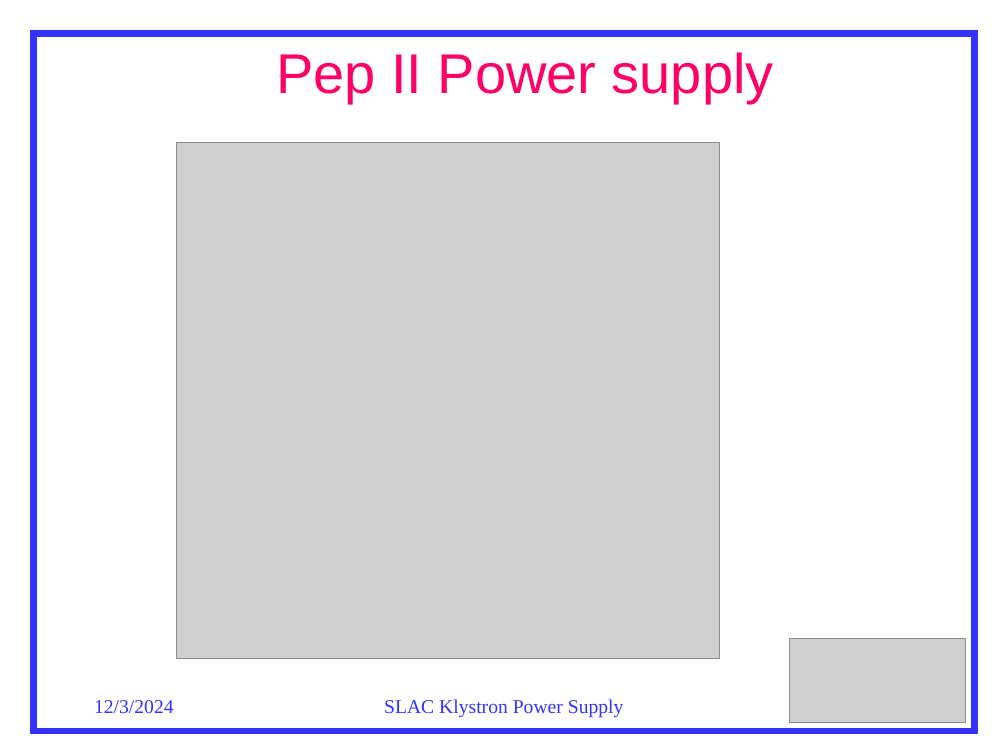
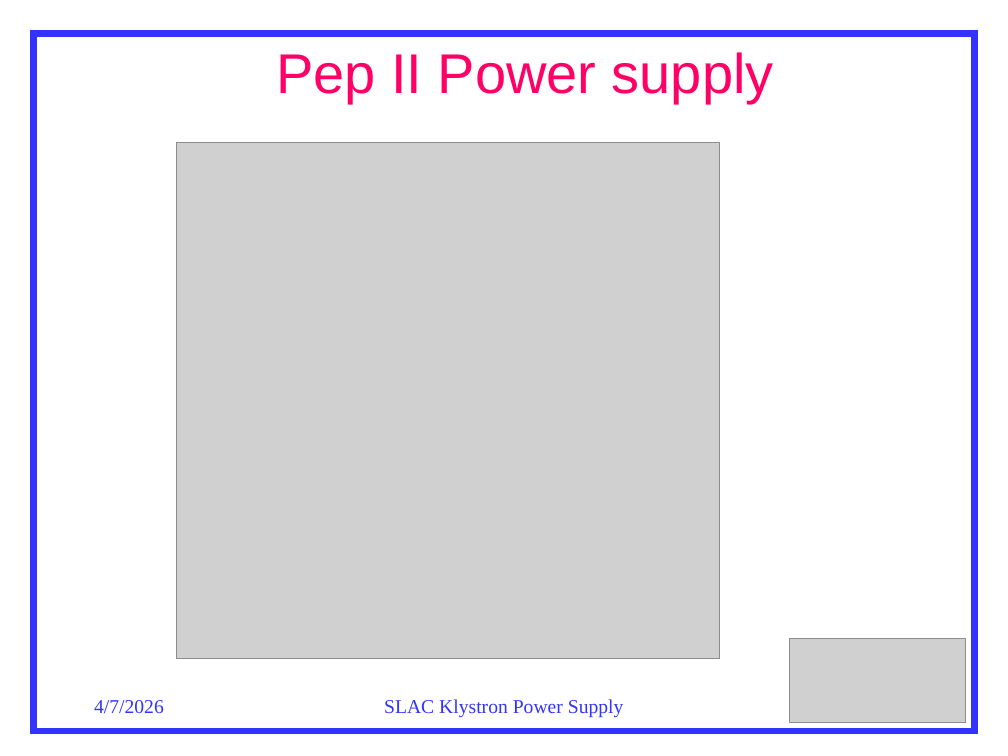
Before and after one commit to fayaw/spearlegacyLLRF, a slide deck: slide 14 of hvps/architecture/originalDocuments/pepII supply.pptx. Drawn at 1008x756 pixels with LibreOffice and Linux fonts; fonts in the diff are those of the drawing; grey boxes stand for pictures. Boxes give left, top, right and bottom in pixels: in the first picture for what was removed or moved away, otherwise in the second. Text is boxed around its words. In the diff, an @@ line names an element or a change of style, - is before the commit and + after.

```diff
--- a/hvps/architecture/originalDocuments/pepII supply.pptx
+++ b/hvps/architecture/originalDocuments/pepII supply.pptx
@@ text at [94,700,164,713]: text changed @@
-12/3/2024
+4/7/2026
```
Also in this commit, not shown: 23 other slides changed, 19 other files.
